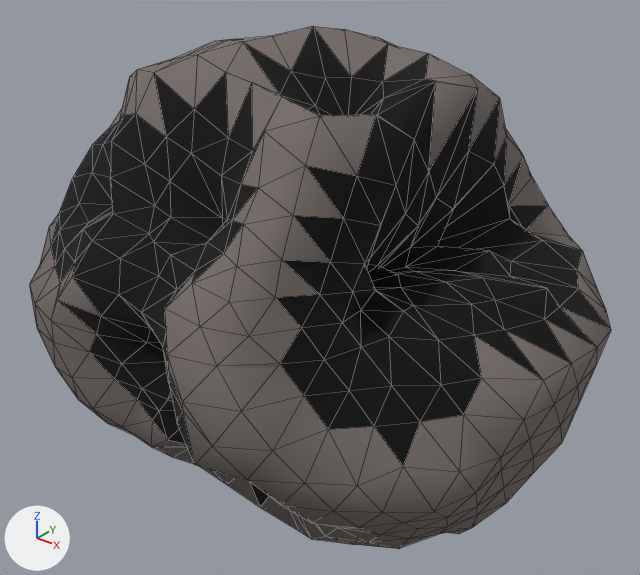
The glTF model assets/asteroids/asteroid_med_05.glb as it was, and as the next commit left it.
The view is the same before and after, from a 50 mm camera at (1.78, -2.26, 1.43) aimed at (-0.02, 0.0, 0.02). Arrows for +X, +Y and +Z are at lower left; the lights stay in place. The first picture is the older version. Mesh edges are drawn as thin lines. Vertices at exactly the same position are counted once.

In view in the first picture: 'asteroid_med_05'.
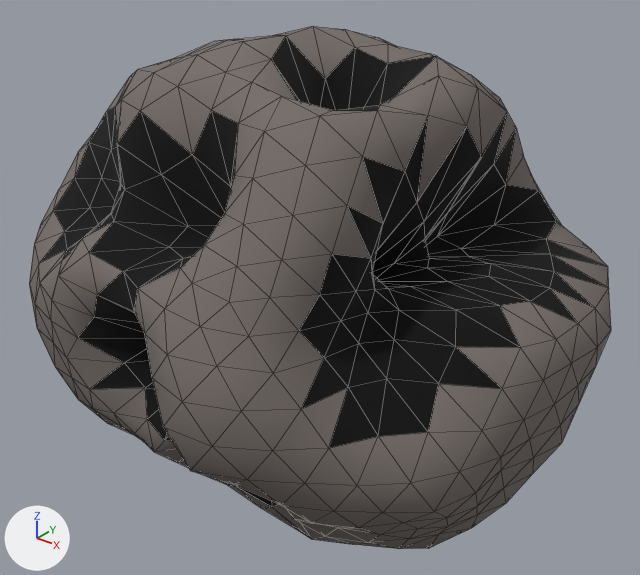
Changed parts and their boxes (x1, y1, x2, y2) in the pictures (640 x 575 px; the box of a moved part takes in the faces that stretch with it):
part 1 of me_icosphere, moved or reshaped
    before: (29, 26, 611, 539)
    after: (29, 26, 611, 549)
part 2 of me_icosphere, recoloured
    before: (51, 27, 611, 534)
    after: (34, 26, 611, 534)

The change, as a diff of the scene's bpy script:
```diff
--- a/assets/asteroids/asteroid_med_05.glb.py
+++ b/assets/asteroids/asteroid_med_05.glb.py
@@ me_icosphere @@
 me_icosphere.from_pydata(...)  # 642 vertices, 1280 faces; spans x -1.14..0.98, y -0.92..0.9, z -0.78..0.93
 # used by ob_asteroid_med_05; location = (0.0, 0.0, 0.0)
+# me_icosphere part 1: 230 of 642 vertices moved; they spanned x -1.05..0.84, y -0.88..0.68, z -0.64..0.83 and now span x -1.08..0.94, y -0.92..0.74, z -0.71..0.91; mean shift (0.01, -0.01, 0.01); largest move (0.48, -0.16, 0.18) -> (0.66, -0.23, 0.25)
+# me_icosphere part 2: 110 faces spanning x -1.13..0.98, y -0.92..0.74, z -0.61..0.93 switch from mat_crater_asteroid_med_05 (black #000000) to mat_rock_asteroid_med_05 (grey #766e6a)
```
